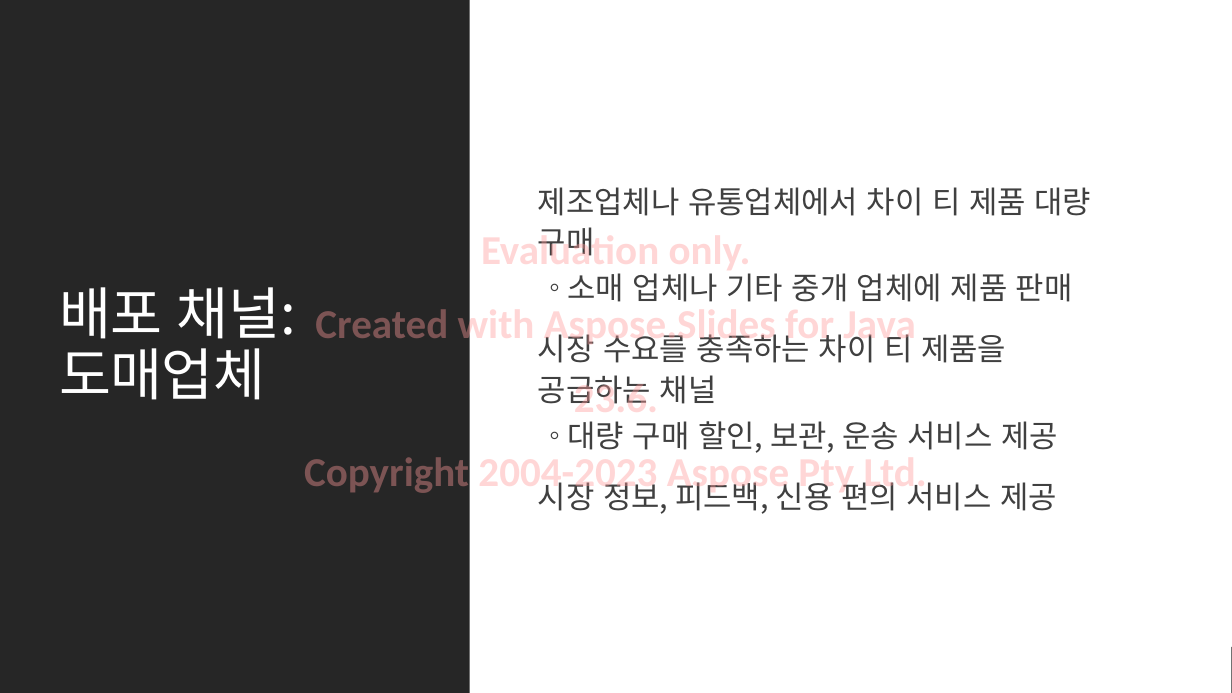
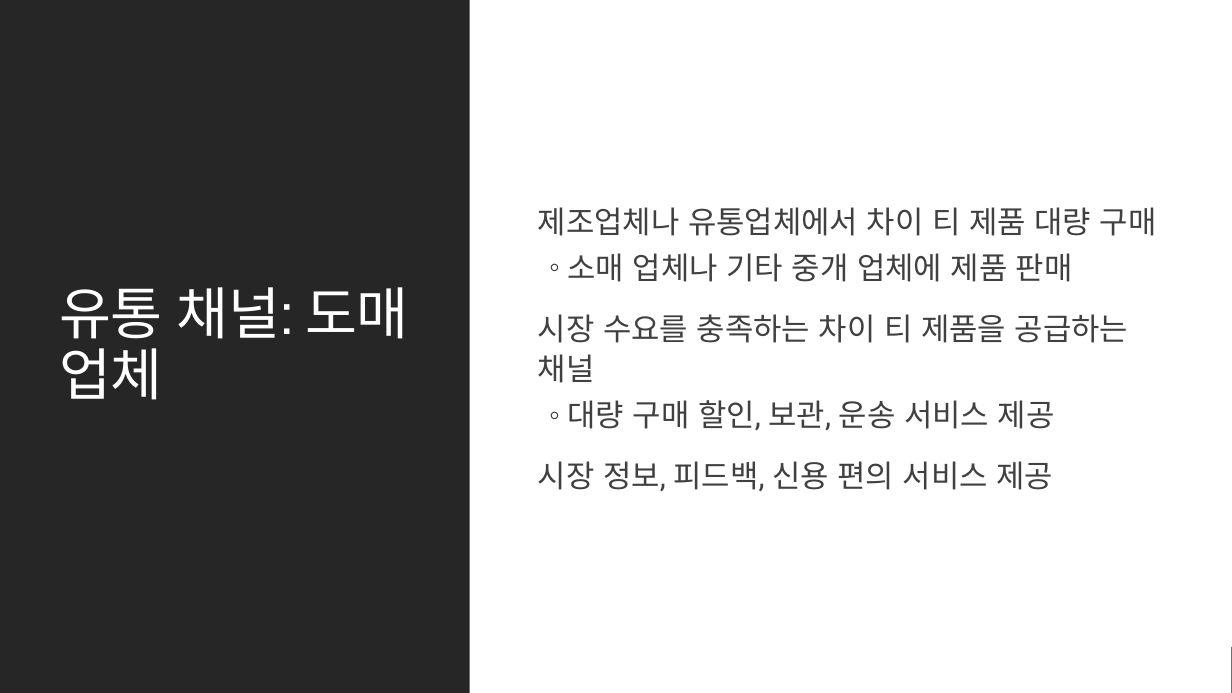
Before and after one commit to MicrosoftLearning/MS-4004-Empower-workforce-copilot-use-cases.ko-kr, a slide deck: slide 9 of ResourceFiles/Mystic Spice Premium Chai Market Analysis Presentation.pptx. Drawn at 1232x693 pixels with LibreOffice and Linux fonts; fonts in the diff are those of the drawing. Boxes give left, top, right and bottom in pixels: in the first picture for what was removed or moved away, otherwise in the second. Text is boxed around its words. In the diff, an @@ line names an element or a change of style, - is before the commit and + after.

```diff
--- a/ResourceFiles/Mystic Spice Premium Chai Market Analysis Presentation.pptx
+++ b/ResourceFiles/Mystic Spice Premium Chai Market Analysis Presentation.pptx
@@ text "제조업체나 유통업체에서 차이 티 제품 ..." at [538, 207, 1157, 491]: font Noto Sans CJK KR to Roboto @@
@@ text removed at [304, 230, 927, 496] @@
-Evaluation only.
-Created with Aspose.Slides for Java 23.6.
-Copyright 2004-2023 Aspose Pty Ltd.
@@ title at [59, 287, 408, 400]: text changed; font Noto Sans CJK KR to Roboto Slab @@
-배포 채널: 도매업체
+유통 채널: 도매 업체
```
Also in this commit, not shown: 13 other slides changed, 19 other files.
